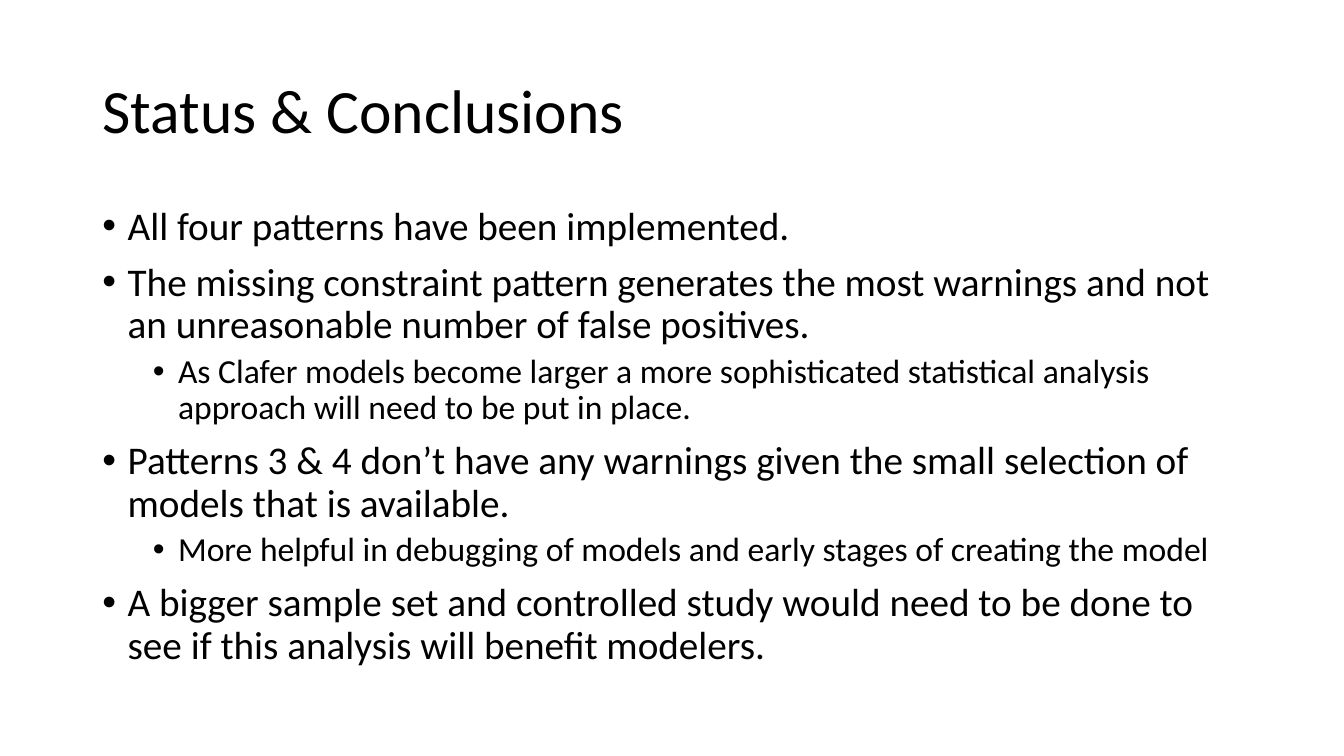
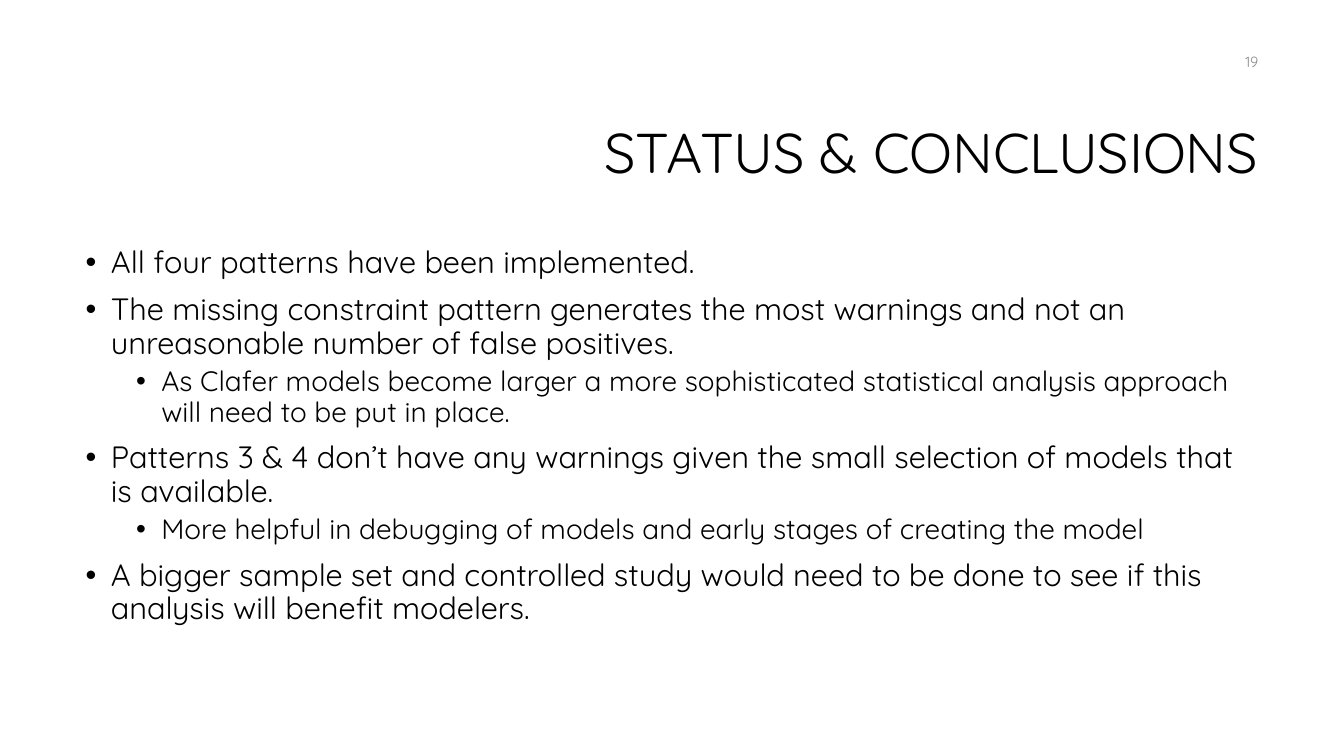
Before and after one commit to ross2jd/ECE654_Project, a slide deck: slide 19 of Presentation.pptx (slide 18 before the commit). Drawn at 1344x756 pixels with LibreOffice and Linux fonts; fonts in the diff are those of the drawing; background and template pictures are left out. Boxes give left, top, right and bottom in pixels: in the first picture for what was removed or moved away, otherwise in the second. Text is boxed around its words. In the diff, an @@ line names an element or a change of style, - is before the commit and + after.

```diff
--- a/Presentation.pptx
+++ b/Presentation.pptx
@@ page number added at (1245,56,1258,67), 10.5 pt, text #8C8C8C @@
+19
@@ title at (604,133,1258,174): text changed; size 44 to 40 pt; font Calibri to Quicksand @@
-Status & Conclusions
+STATUS & CONCLUSIONS
@@ text "All four patterns have been ...": place and size @@
-text "All four patterns have been ..." at (128,212,1209,666)
+text "All four patterns have been ..." at (111,250,1233,625)
@@ text "All four patterns have been ..." at (111,250,1233,625): size 28 to 22 pt in "All four patterns have been implemented.", "The missing constraint pattern generates the most ...", "Patterns 3 & 4 don’t have any ...", "A bigger sample set and controlled study ..."; font Calibri to Quicksand; size 24 to 20 pt in "As Clafer models become larger a more ...", "More helpful in debugging of models and ..." @@
```
Also in this commit, not shown: 16 other slides changed, 2 slides added, 1 slide removed, 5 other files.
